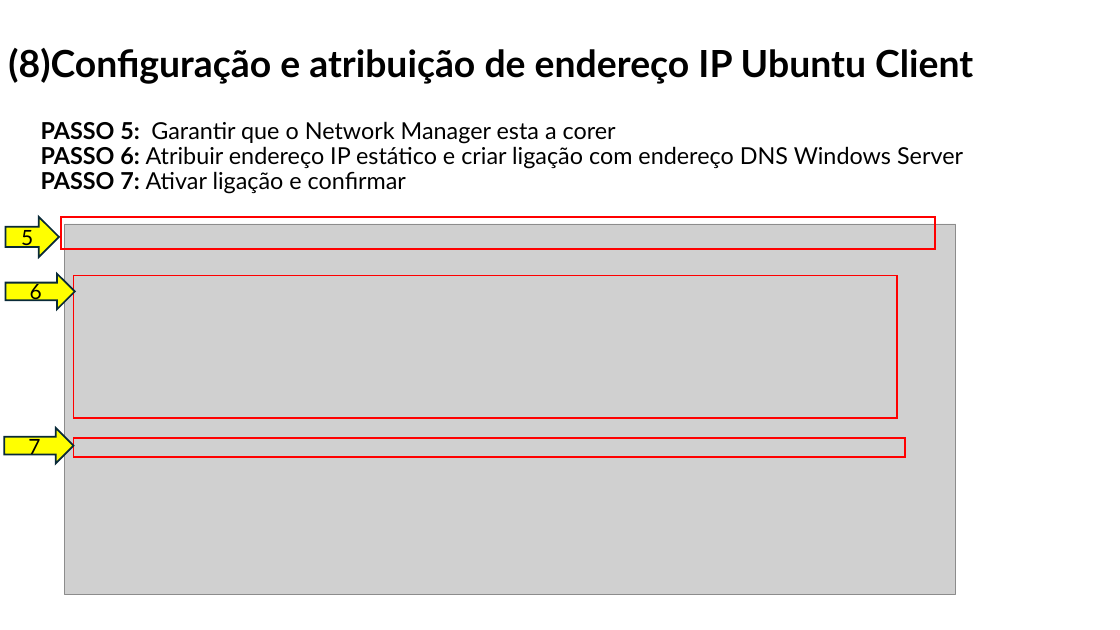
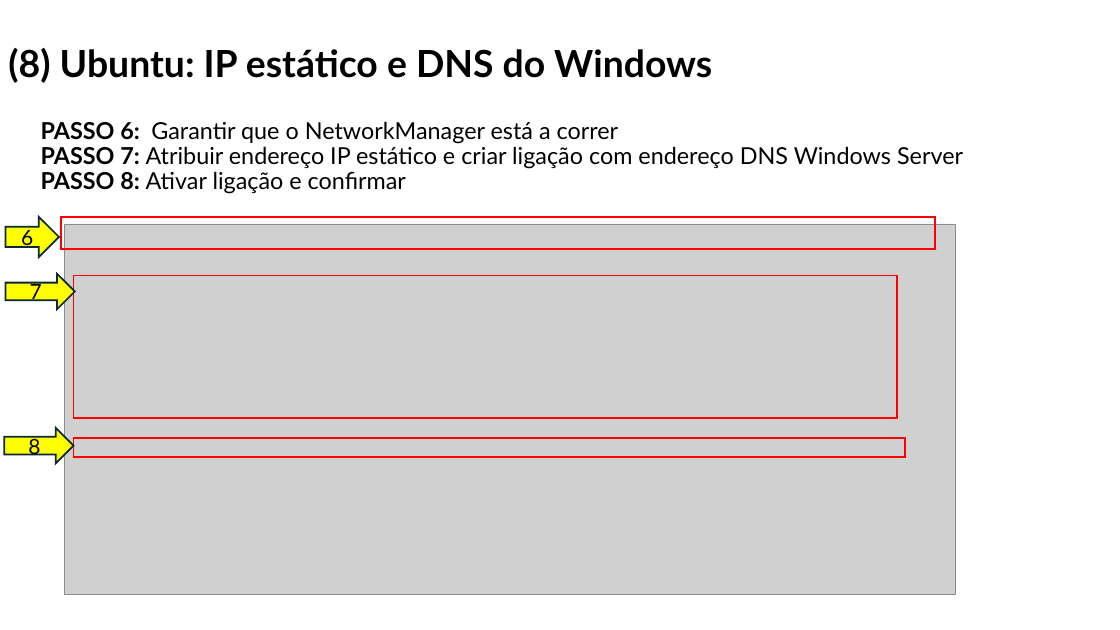
Before and after one commit to orlandonss/TrabalhoSR2, a slide deck: slide 30 of Apresentacoes_Workshop/WORKSHOP WINDOWS AD DS & LINUX SERVICES.pptx. Drawn at 1120x630 pixels with LibreOffice and Linux fonts; fonts in the diff are those of the drawing; grey boxes stand for pictures. Boxes give left, top, right and bottom in pixels: in the first picture for what was removed or moved away, otherwise in the second. Text is boxed around its words. In the diff, an @@ line names an element or a change of style, - is before the commit and + after.

```diff
--- a/Apresentacoes_Workshop/WORKSHOP WINDOWS AD DS & LINUX SERVICES.pptx
+++ b/Apresentacoes_Workshop/WORKSHOP WINDOWS AD DS & LINUX SERVICES.pptx
@@ title at <box>8,48,712,83</box>: text changed @@
-(8)Configuração e atribuição de endereço IP Ubuntu Client
+(8) Ubuntu: IP estático e DNS do Windows
@@ text at <box>41,121,963,194</box>: text changed @@
-PASSO 5: Garantir que o Network Manager esta a corer
-PASSO 6: Atribuir endereço IP estático e criar ligação com endereço DNS Windows Server
-PASSO 7: Ativar ligação e confirmar
+PASSO 6: Garantir que o NetworkManager está a correr
+PASSO 7: Atribuir endereço IP estático e criar ligação com endereço DNS Windows Server
+PASSO 8: Ativar ligação e confirmar
@@ right arrow "6": place and size @@
-right arrow "6" at <box>6,274,76,309</box>
+right arrow "6" at <box>6,217,60,257</box>
@@ right arrow removed at <box>6,217,60,257</box> @@
-5
@@ right arrow added at <box>6,274,76,309</box>, fill #FFFF00, outline #092A39 1.5 pt, 18 pt, text #000000 @@
+7
@@ text in right arrow at <box>28,435,40,458</box>: text changed @@
-7
+8
```
Also in this commit, not shown: 34 other slides changed, 6 slides added, 9 slides removed, 2 other files.
